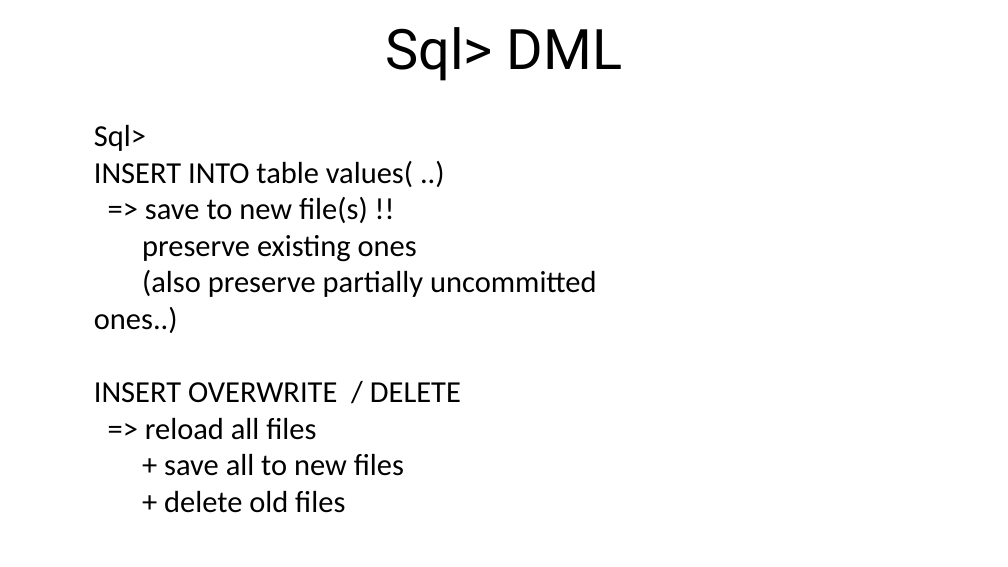
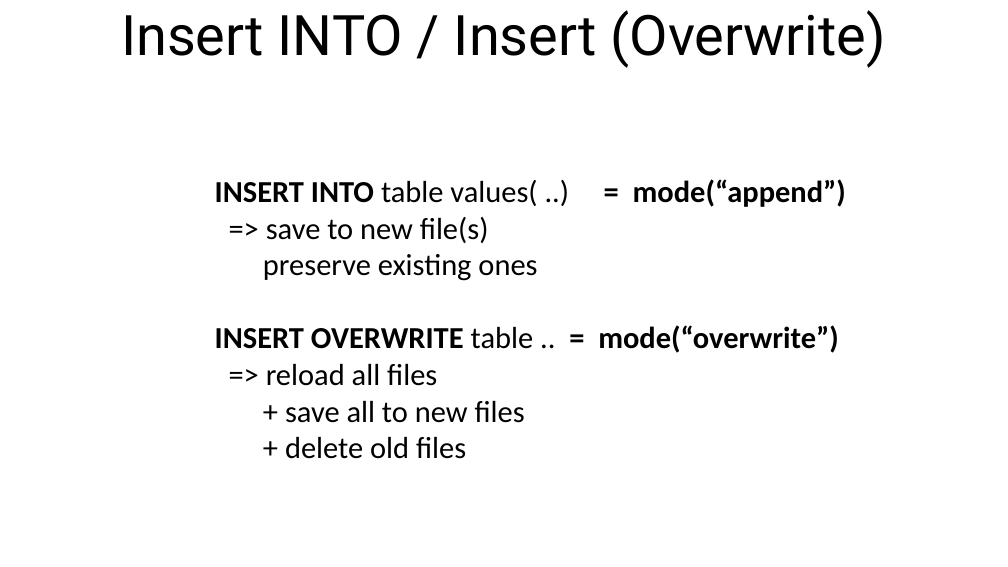
Before and after one commit to Arnaud-Nauwynck/presentations, a slide deck: slide 51 of pres-bigdata/7-Sql-to-Hadoop-files-parquet-metastore.pptx (slide 44 before the commit). Drawn at 1008x567 pixels with LibreOffice and Linux fonts; fonts in the diff are those of the drawing. Boxes give left, top, right and bottom in pixels: in the first picture for what was removed or moved away, otherwise in the second. Text is boxed around its words. In the diff, an @@ line names an element or a change of style, - is before the commit and + after.

```diff
--- a/pres-bigdata/7-Sql-to-Hadoop-files-parquet-metastore.pptx
+++ b/pres-bigdata/7-Sql-to-Hadoop-files-parquet-metastore.pptx
@@ title added at bbox=[121, 10, 886, 68], 44 pt, text #000000 @@
+Insert INTO / Insert (Overwrite)
@@ title removed at bbox=[385, 27, 622, 81] @@
-Sql> DML
@@ text "INSERT INTO table values( ..) ...": place and size @@
-text "INSERT INTO table values( ..) ..." at bbox=[94, 124, 597, 476]
+text "INSERT INTO table values( ..) ..." at bbox=[215, 180, 839, 459]
@@ text at bbox=[215, 180, 537, 243]: text changed @@
-Sql>
-INSERT INTO table values( ..)
-=> save to new file(s) !!
+INSERT INTO table values( ..) = mode(“append”)
+=> save to new file(s)
@@ text at bbox=[215, 325, 839, 353]: text changed; bold on @@
-(also preserve partially uncommitted ones..)
-INSERT OVERWRITE / DELETE
+INSERT OVERWRITE table .. = mode(“overwrite”)
```
Also in this commit, not shown: 2 other slides changed, 7 slides added, 1 slide removed, 1 other file.
